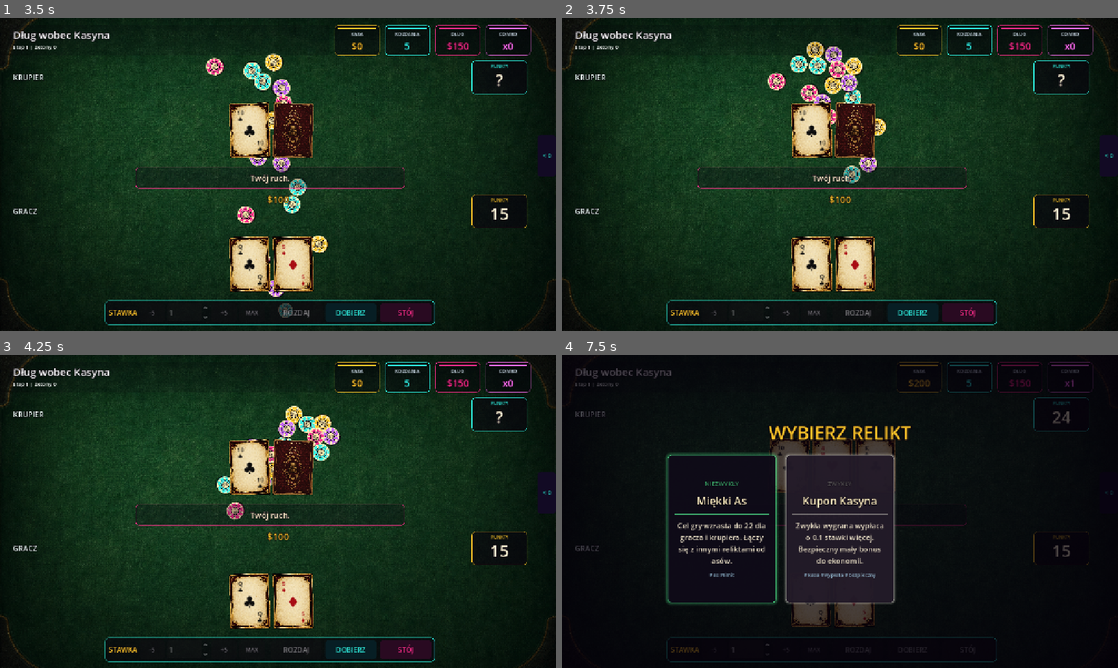
Above: before the commit, frames 1-4 (two rows, left to right).
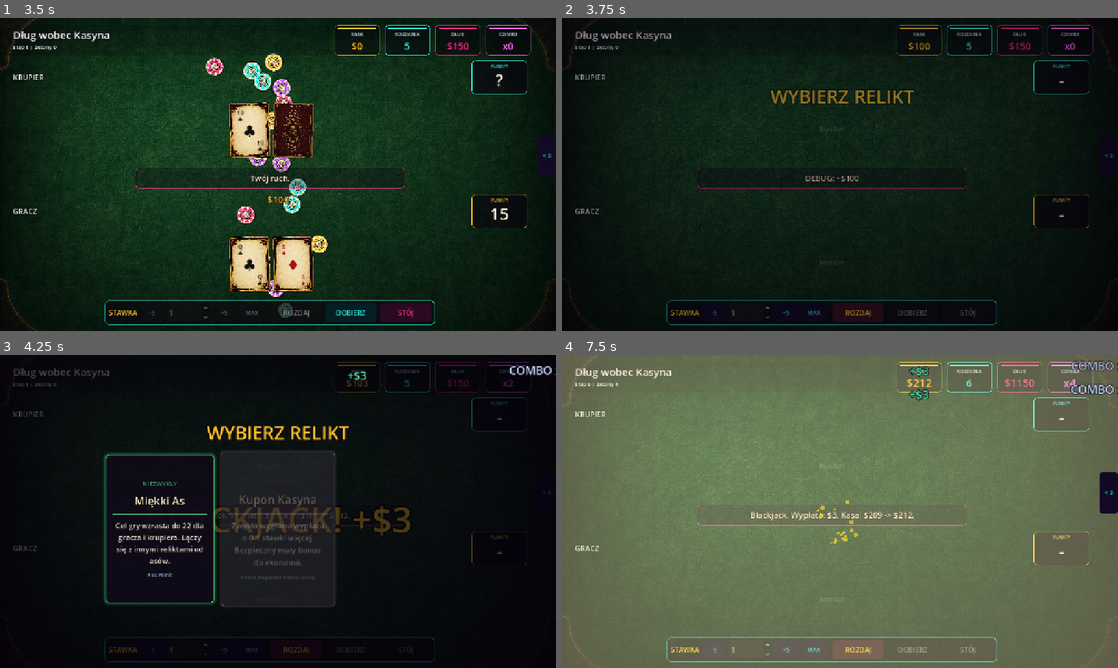
Above: after the commit, the same moments.

Repository: krychasto/debt-to-the-house
Game: Godot game, scene res://scenes/main.tscn
Two runs of this game, one before a commit and one after it. Both use one fixed random seed, a clock stepped at 60 frames per second and the inputs below.
Inputs (mouse positions are in pixels of both pictures, inside the frame that each line leads up to):
- Up to frame 1 (3.5 s): click "-5" at 0.5 s; click "+5" at 1.25 s; click "MAX" at 2 s; click "ROZDAJ" at 2.75 s
- Up to frame 2 (3.75 s): tap Enter at 3.5 s; move the mouse to (962, 158) at 3.52 s; hold D from 3.53 s (still down); tap R at 3.6 s; click (962, 158) at 3.67 s
- Up to frame 3 (4.25 s): keep holding D; tap B at 3.8 s
- Up to frame 4 (7.5 s): release D at 4.25 s; click (723, 530) at 4.27 s; move the mouse to (728, 527) at 5.02 s; hold S 5.03-5.78 s; tap B at 5.1, 6.8, 7.35 s; click (728, 527) at 5.17 s; tap C at 5.3, 5.85 s; move the mouse to (895, 442) at 5.77 s; hold D 5.78-7.28 s; click (895, 442) at 5.92 s; tap R at 6.05, 6.6 s; move the mouse to (812, 574) at 6.52 s; click (812, 574) at 6.67 s; move the mouse to (1006, 558) at 7.27 s; hold S from 7.28 s (still down); click (1006, 558) at 7.42 s

Frame 1 is identical in both runs. In frame 2, 20% of the frame differs, in the area x 0-100%, y 0-99%; in frame 3, 62%; in frame 4, 99%, in the area x 0-100%, y 0-100%.

Commit message:
chore: add debug tools for run testing

Diff:
--- a/debt-to-the-house/scripts/managers/run_manager.gd
+++ b/debt-to-the-house/scripts/managers/run_manager.gd
@@ -43,6 +43,7 @@
 	var payout := calculate_payout(result, bet, rules)
 	money += payout
 	_update_combo(result)
+	print("[RunManager] apply payout result=%s bet=%d payout=%d money=%d combo=%d" % [result, bet, payout, money, combo_count])
 	return payout
 
 
@@ -68,6 +69,7 @@
 	hands_left = STARTING_HANDS_LEFT
 	base_debt_target += STAGE_DEBT_INCREASE
 	_refresh_debt_target()
+	print("[RunManager] advance stage=%d debt_target=%d tokens=%d" % [stage, debt_target, tokens])
 
 
 func reset_run() -> void:
@@ -88,6 +90,7 @@
 func add_relic(relic: RelicData, rules: BlackjackRules) -> void:
 	relics.append(relic)
 	rebuild_effective_state(rules)
+	print("[RunManager] relic added id=%s name=%s total=%d" % [relic.id, relic.display_name, relics.size()])
 
 
 func rebuild_effective_state(rules: BlackjackRules) -> void:
@@ -102,6 +105,7 @@
 	for synergy: SynergyData in active_synergies:
 		if synergy.is_new:
 			newly_discovered_synergies.append(synergy)
+			print("[RunManager] synergy discovered id=%s name=%s level=%d" % [synergy.id, synergy.display_name, synergy.level])
 
 	SynergyManager.apply_to_rules(active_synergies, rules)
 	_refresh_debt_target()
--- a/debt-to-the-house/scripts/ui/blackjack_table.gd
+++ b/debt-to-the-house/scripts/ui/blackjack_table.gd
@@ -56,6 +56,8 @@
 var chip_layer: Control
 var flash_overlay: ColorRect
 var result_burst_label: Label
+var debug_panel: PanelContainer
+var debug_label: Label
 var active_chips: Array[Control] = []
 var reward_buttons: Array[Button] = []
 var reward_card_views: Array[Control] = []
@@ -166,6 +168,7 @@
 	root.add_child(_build_controls())
 	add_child(_build_relic_drawer())
 	add_child(_build_reward_overlay())
+	add_child(_build_debug_panel())
 
 
 func _build_header() -> Control:
@@ -647,6 +650,39 @@
 	return synergy_panel
 
 
+func _build_debug_panel() -> Control:
+	debug_panel = PanelContainer.new()
+	debug_panel.visible = false
+	debug_panel.mouse_filter = Control.MOUSE_FILTER_IGNORE
+	debug_panel.custom_minimum_size = Vector2(330, 360)
+	debug_panel.anchor_left = 0.0
+	debug_panel.anchor_right = 0.0
+	debug_panel.anchor_top = 0.0
+	debug_panel.anchor_bottom = 0.0
+	debug_panel.offset_left = 18
+	debug_panel.offset_top = 90
+	debug_panel.offset_right = 348
+	debug_panel.offset_bottom = 450
+	debug_panel.add_theme_stylebox_override("panel", _make_style(Color(0.02, 0.01, 0.04, 0.88), CYAN, 1, 8))
+
+	var margin := MarginContainer.new()
+	margin.add_theme_constant_override("margin_left", 8)
+	margin.add_theme_constant_override("margin_top", 8)
+	margin.add_theme_constant_override("margin_right", 8)
+	margin.add_theme_constant_override("margin_bottom", 8)
+	debug_panel.add_child(margin)
+
+	debug_label = Label.new()
+	debug_label.autowrap_mode = TextServer.AUTOWRAP_WORD_SMART
+	debug_label.add_theme_font_size_override("font_size", 12)
+	debug_label.add_theme_color_override("font_color", Color(0.88, 1.0, 0.96))
+	debug_label.add_theme_color_override("font_outline_color", INK)
+	debug_label.add_theme_constant_override("outline_size", 2)
+	margin.add_child(debug_label)
+
+	return debug_panel
+
+
 func _build_controls() -> Control:
 	var panel := PanelContainer.new()
 	panel.size_flags_horizontal = Control.SIZE_SHRINK_CENTER
@@ -1019,15 +1055,21 @@
 func _unhandled_input(event: InputEvent) -> void:
 	if event is InputEventKey and event.pressed and not event.echo:
 		match event.keycode:
+			KEY_F1:
+				_toggle_debug_panel()
 			KEY_D:
-				if not deal_button.disabled:
-					_on_deal_pressed()
+				_debug_add_money()
+			KEY_R:
+				_debug_force_reward_screen()
+			KEY_S:
+				_debug_advance_stage()
+			KEY_B:
+				_debug_force_blackjack()
+			KEY_C:
+				_debug_clear_combo()
 			KEY_H:
 				if not hit_button.disabled:
 					_on_hit_pressed()
-			KEY_S:
-				if not stand_button.disabled:
-					_on_stand_pressed()
 			KEY_PLUS, KEY_EQUAL:
 				if not increase_bet_button.disabled:
 					_change_bet(5)
@@ -1039,6 +1081,63 @@
 					_on_max_bet_pressed()
 
 
+func _toggle_debug_panel() -> void:
+	debug_panel.visible = not debug_panel.visible
+	_update_debug_panel()
+	print("[Debug] panel visible=%s" % str(debug_panel.visible))
+
+
+func _debug_add_money() -> void:
+	run_manager.money += 100
+	print("[Debug] add money +100 money=%d" % run_manager.money)
+	message_label.text = "DEBUG: +$100"
+	_update_ui()
+
+
+func _debug_force_reward_screen() -> void:
+	if is_reward_screen_open:
+		return
+
+	engine.reset_round()
+	_clear_bet_chips()
+	should_hide_dealer_hole = true
+	should_animate_dealer_reveal = false
+	current_reward_choices = RelicLibrary.get_reward_choices(3, run_manager.get_owned_relic_ids())
+	print("[Debug] force reward screen choices=%d" % current_reward_choices.size())
+	_show_reward_screen()
+	_update_ui()
+
+
+func _debug_advance_stage() -> void:
+	run_manager.advance_stage()
+	run_manager.rebuild_effective_state(engine.rules)
+	engine.reset_round()
+	_clear_bet_chips()
+	message_label.text = "DEBUG: Etap %d" % run_manager.stage
+	print("[Debug] force next stage=%d" % run_manager.stage)
+	_update_ui()
+
+
+func _debug_force_blackjack() -> void:
+	if engine.current_bet <= 0:
+		engine.current_bet = clampi(int(bet_input.value), 1, max(1, run_manager.money))
+
+	engine.is_round_active = false
+	should_hide_dealer_hole = false
+	print("[Debug] force blackjack result bet=%d" % engine.current_bet)
+	_apply_round_result(BlackjackResult.PLAYER_BLACKJACK)
+	_update_ui()
+
+
+func _debug_clear_combo() -> void:
+	run_manager.combo_count = 0
+	run_manager.last_combo_delta = 0
+	run_manager.last_combo_was_reset = true
+	message_label.text = "DEBUG: combo wyczyszczone"
+	print("[Debug] clear combo")
+	_update_ui()
+
+
 func _on_decrease_bet_pressed() -> void:
 	_change_bet(-5)
 
@@ -1152,6 +1251,7 @@
 
 
 func _complete_reward_choice(relic: RelicData) -> void:
+	print("[Debug] reward selected id=%s name=%s stage_before=%d" % [relic.id, relic.display_name, run_manager.stage])
 	run_manager.advance_stage()
 	run_manager.rebuild_effective_state(engine.rules)
 	engine.reset_round()
@@ -1164,6 +1264,7 @@
 	reward_message_label.visible = false
 	if run_manager.is_stage_success():
 		message_label.text = "DŁUG SPŁACONY"
+		print("[Debug] stage success remains after reward stage=%d money=%d debt=%d" % [run_manager.stage, run_manager.money, run_manager.debt_target])
 		_update_ui()
 		_start_stage_clear_feedback()
 		return
@@ -1223,6 +1324,7 @@
 	if stage_cleared:
 		_start_stage_clear_feedback()
 	elif game_lost:
+		print("[Debug] game over money=%d hands_left=%d stage=%d" % [run_manager.money, run_manager.hands_left, run_manager.stage])
 		_start_game_over_feedback()
 
 
@@ -1370,6 +1472,7 @@
 	_update_relic_drawer()
 	_update_synergy_panel()
 	bet_input.editable = not engine.is_round_active and not is_dealer_sequence_playing
+	_update_debug_panel()
 
 
 func _get_dealer_score_text(dealer_value: int) -> String:
@@ -1432,6 +1535,44 @@
 		label.add_theme_color_override("font_outline_color", INK)
 		label.add_theme_constant_override("outline_size", 3)
 		synergy_list.add_child(label)
+
+
+func _update_debug_panel() -> void:
+	if not is_instance_valid(debug_panel) or not is_instance_valid(debug_label) or not debug_panel.visible:
+		return
+
+	debug_label.text = "\n".join([
+		"DEBUG TOOLS",
+		"F1 panel | D +$100 | R reward | S stage | B blackjack | C combo 0",
+		"",
+		"Stage: %d" % run_manager.stage,
+		"Money: $%d" % run_manager.money,
+		"Debt target: $%d" % run_manager.debt_target,
+		"Hands left: %d" % run_manager.hands_left,
+		"Tokens: %d" % run_manager.tokens,
+		"Combo: %s" % run_manager.get_combo_display_text(),
+		"Owned relics: %d" % run_manager.relics.size(),
+		"Active synergies: %s" % _get_debug_synergy_text(),
+		"",
+		"Rules",
+		"Target score: %d" % engine.rules.target_score,
+		"Dealer stand: %d" % engine.rules.dealer_stand_score,
+		"Blackjack payout: %.2f" % engine.rules.blackjack_payout_multiplier,
+		"Win payout: %.2f" % engine.rules.win_payout_multiplier,
+		"Ace high: %d" % engine.rules.ace_high_value,
+		"Face value: %d" % engine.rules.face_card_value,
+	])
+
+
+func _get_debug_synergy_text() -> String:
+	if run_manager.active_synergies.is_empty():
+		return "none"
+
+	var names := PackedStringArray()
+	for synergy: SynergyData in run_manager.active_synergies:
+		names.append("%s L%d" % [synergy.display_name, synergy.level])
+
+	return ", ".join(names)
 
 
 func _create_owned_relic_view(relic: RelicData) -> Control:
Not shown, added: debt-to-the-house/docs/DebugTools.md
